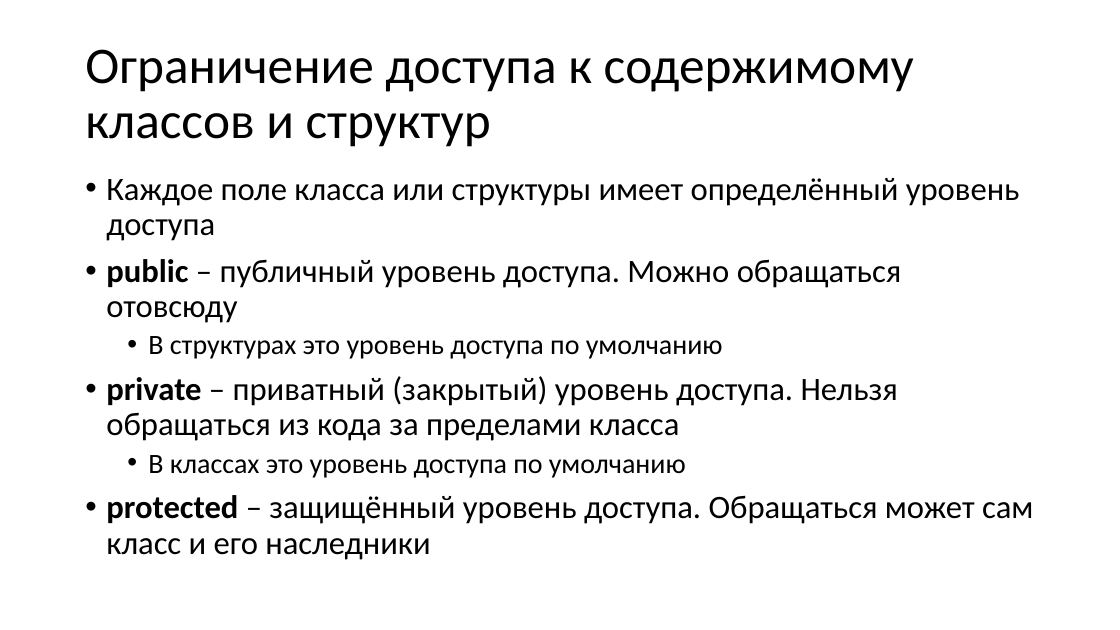
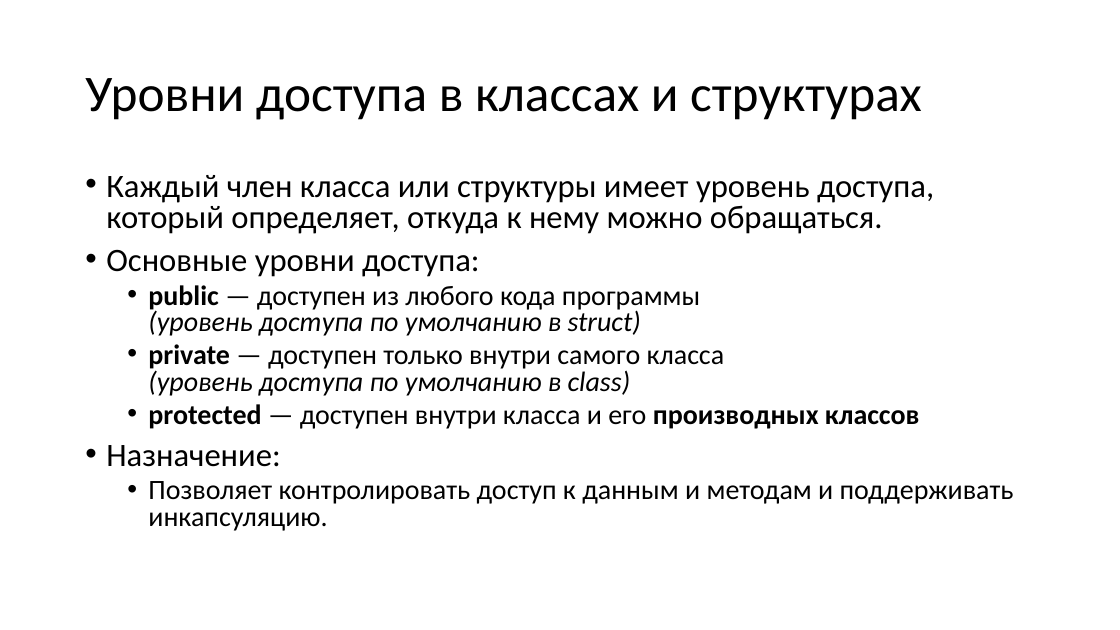
Before and after one commit to alexey-malov/oop, a slide deck: slide 24 of lectures/02/Основы ООП.pptx (slide 25 before the commit). Drawn at 1120x630 pixels with LibreOffice and Linux fonts; fonts in the diff are those of the drawing. Boxes give left, top, right and bottom in pixels: in the first picture for what was removed or moved away, otherwise in the second. Text is boxed around its words. In the diff, an @@ line names an element or a change of style, - is before the commit and + after.

```diff
--- a/lectures/02/Основы ООП.pptx
+++ b/lectures/02/Основы ООП.pptx
@@ title at (85, 78, 922, 120): text changed @@
-Ограничение доступа к содержимому классов и структур
+Уровни доступа в классах и структурах
@@ text at (106, 175, 1014, 531): text changed; size 28 to 24 pt @@
-• Каждое поле класса или структуры имеет определённый уровень доступа
-• public – публичный уровень доступа. Можно обращаться отовсюду
-  • В структурах это уровень доступа по умолчанию
-• private – приватный (закрытый) уровень доступа. Нельзя обращаться из кода за пределами класса
-  • В классах это уровень доступа по умолчанию
-• protected – защищённый уровень доступа. Обращаться может сам класс и его наследники
+• Каждый член класса или структуры имеет уровень доступа, который определяет, откуда к нему можно обращаться.
+• Основные уровни доступа:
+  • public — доступен из любого кода программы
+    (уровень доступа по умолчанию в struct)
+  • private — доступен только внутри самого класса
+    (уровень доступа по умолчанию в class)
+  • protected — доступен внутри класса и его производных классов
+• Назначение:
+  • Позволяет контролировать доступ к данным и методам и поддерживать инкапсуляцию.
```
Also in this commit, not shown: 29 other slides changed, 5 slides added, 8 slides removed, 2 other files.
